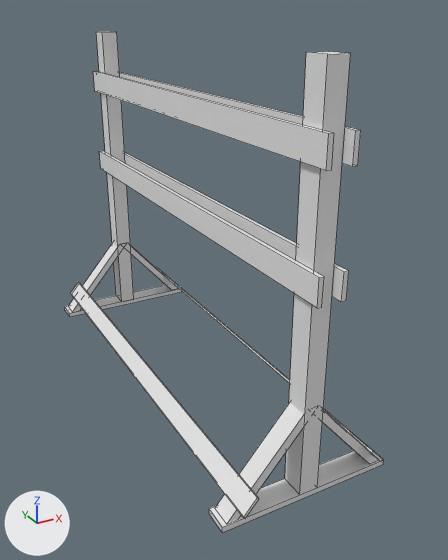
Before and after pictures for a commit that changed the Blender file Resources/ArtSharing/JuliaArt/Decorations/WeaponsRack/WeaponsRack.blend.
One viewpoint serves both versions: a camera (50 mm lens) standing at (-2.32, -4.89, 3.38) and looking at (0.18, -0.35, 1.11). Arrows for +X, +Y and +Z are at lower left; the lights stay in place. The first picture is the older version. Mesh edges are drawn as thin lines.
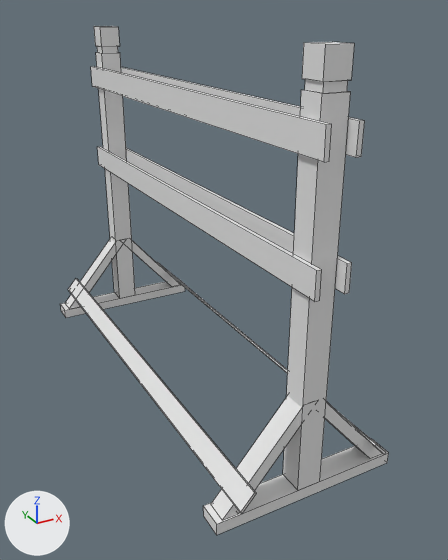
Commit message: Weapons rack changes

The change in detail:
me_cube_001 is used by ob_cube; location (0.0, 0.0, 0.0).
me_cube_001 had 8 vertices, 6 faces and spanned x -0.63..-0.5, y -2.09..2.09, z 0.15..0.29.
me_cube_001 now has 8 vertices, 6 faces and spans x -0.65..-0.52, y -2.09..2.09, z 0.21..0.35.
me_cube_001 part 1: the whole mesh is moved by (-0.03, 0.0, 0.06).
me_cube_002 is used by ob_cube_001; location (0.0, 0.0, 0.0).
me_cube_002 had 8 vertices, 6 faces and spanned x -0.08..0.08, y -2.0..-1.8, z 0.05..3.15.
me_cube_002 now has 24 vertices, 22 faces and spans x -0.1..0.1, y -2.0..-1.8, z 0.1..3.2.
me_cube_002 part 2: the whole mesh is rebuilt.
me_cube_003 is used by ob_cube_002; location (0.0, 0.0, 0.0).
me_cube_003 had 8 vertices, 6 faces and spanned x -0.11..-0.08, y -2.1..2.1, z 2.53..2.74.
me_cube_003 now has 8 vertices, 6 faces and spans x -0.14..-0.1, y -2.1..2.1, z 2.58..2.79.
me_cube_003 part 3: the whole mesh is moved by (-0.02, 0.0, 0.05).
me_cube_004 is used by ob_cube_003; location (0.0, 0.0, 0.0).
me_cube_004 had 8 vertices, 6 faces and spanned x -0.11..-0.08, y -2.1..2.1, z 1.65..1.86.
me_cube_004 now has 8 vertices, 6 faces and spans x -0.14..-0.1, y -2.1..2.1, z 1.7..1.91.
me_cube_004 part 4: the whole mesh is moved by (-0.02, 0.0, 0.05).
me_cube_005 is used by ob_cube_004; location (0.0, 0.0, 0.0).
Before the commit, vertices of me_cube_005: 0 (-0.699, -1.987, 0.049) at pixel (226, 524), 1 (-0.05, -1.987, 0.795), 2 (-0.699, -1.813, 0.049) at pixel (214, 508), 3 (-0.05, -1.813, 0.795), 4 (-0.604, -1.987, 0.049) at pixel (238, 519).
Before the commit, vertices of me_cube_005: 5 (0.045, -1.987, 0.795), 6 (-0.604, -1.813, 0.049), 7 (0.045, -1.813, 0.795).
me_cube_005 had 8 vertices, 6 faces and spanned x -0.699..0.045, y -1.987..-1.813, z 0.049..0.795.
me_cube_005 now has 8 vertices, 6 faces and spans x -0.733..0.045, y -1.987..-1.813, z 0.1..0.847.
Part 5, on me_cube_005:
Vertices 0 to 3 of me_cube_005 move by (-0.034, 0.0, 0.051).
Vertices 4 to 7 of me_cube_005 move by (0.0, 0.0, 0.051).
me_cube_008 is used by ob_cube_005; location (0.0, 0.0, 0.0).
me_cube_008 had 8 vertices, 6 faces and spanned x -0.74..0.74, y -2.0..-1.8, z 0.0..0.05.
me_cube_008 now has 8 vertices, 6 faces and spans x -0.785..0.785, y -2.0..-1.8, z 0.0..0.1.
me_cube_008 part 6: the whole mesh is scaled about the mesh origin by (1.06, 1, 2).

Pixel boxes [x1, y1, x2, y2] of what changed, in the pictures (448 x 560 px):
'Cube.001', reshaped
    before: [96, 31, 351, 495]
    after: [94, 26, 354, 490]
'Cube.002', rescaled
    before: [93, 71, 361, 171]
    after: [91, 66, 365, 162]
'Cube.003', rescaled
    before: [100, 151, 349, 308]
    after: [97, 147, 352, 302]
'Cube', rescaled
    before: [71, 267, 383, 518]
    after: [68, 262, 386, 513]
'Cube.004', reshaped
    before: [68, 243, 378, 524]
    after: [65, 238, 382, 520]
'Cube.005', rescaled
    before: [65, 285, 384, 533]
    after: [60, 281, 389, 535]
